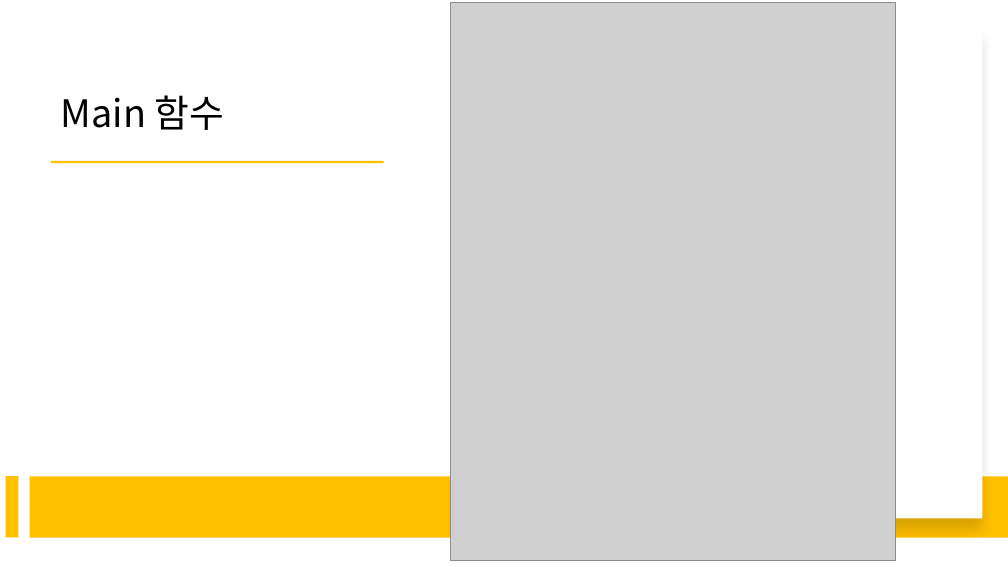
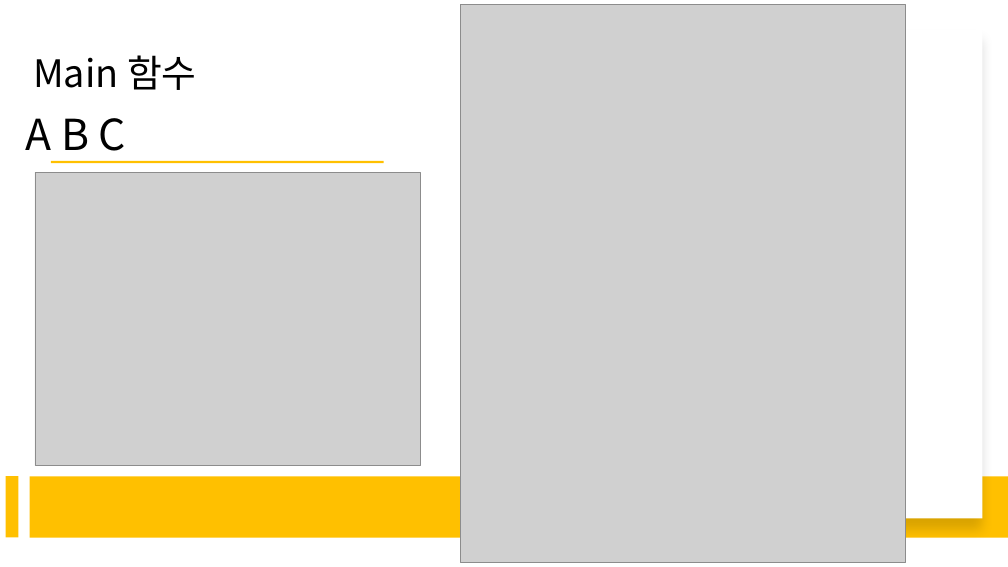
Before and after one commit to wogud1220/Bae-joonHub-, a slide deck: slide 8 of SCV/S1_1991_트리순회.pptx (slide 9 before the commit). Drawn at 1008x567 pixels with LibreOffice and Linux fonts; fonts in the diff are those of the drawing; grey boxes stand for pictures. Boxes give left, top, right and bottom in pixels: in the first picture for what was removed or moved away, otherwise in the second. Text is boxed around its words. In the diff, an @@ line names an element or a change of style, - is before the commit and + after.

```diff
--- a/SCV/S1_1991_트리순회.pptx
+++ b/SCV/S1_1991_트리순회.pptx
@@ title "Main 함수" moved from (x1=61, y1=95, x2=225, y2=130) to (x1=33, y1=55, x2=197, y2=90) @@
@@ picture moved from (x1=451, y1=2, x2=895, y2=561) to (x1=461, y1=5, x2=905, y2=563) @@
@@ text added at (x1=26, y1=118, x2=126, y2=151), 40.7 pt, text #000000 @@
+A B C
@@ picture added at (x1=35, y1=172, x2=420, y2=466) @@
```
Also in this commit, not shown: 1 other slide changed, 1 slide added.
